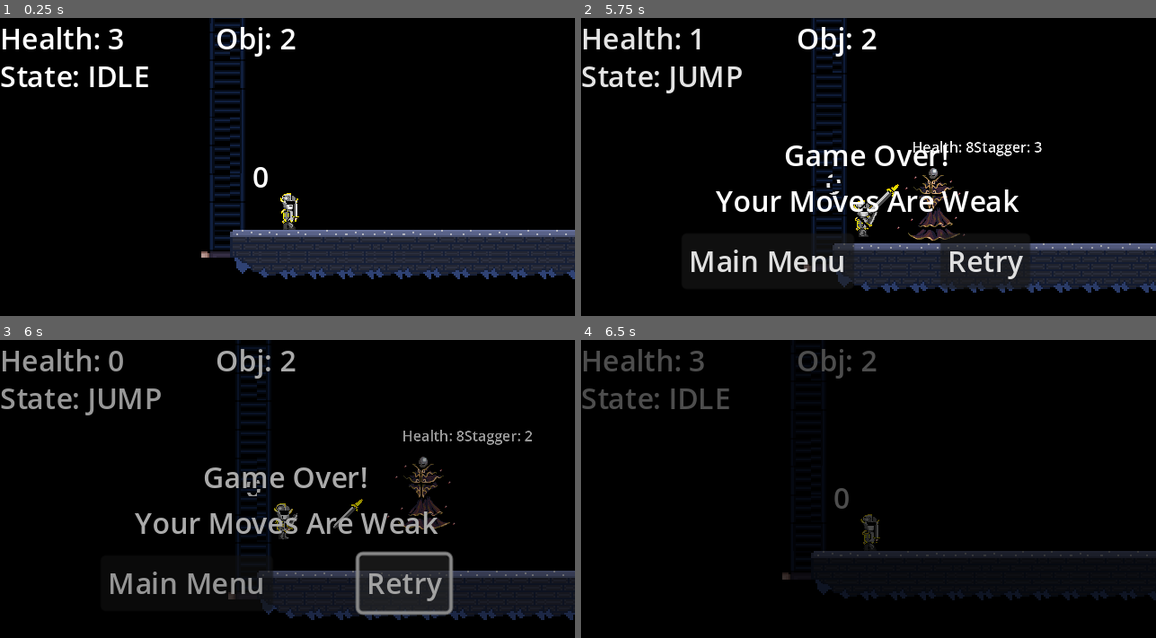
Above: before the commit, frames 1-4 (two rows, left to right).
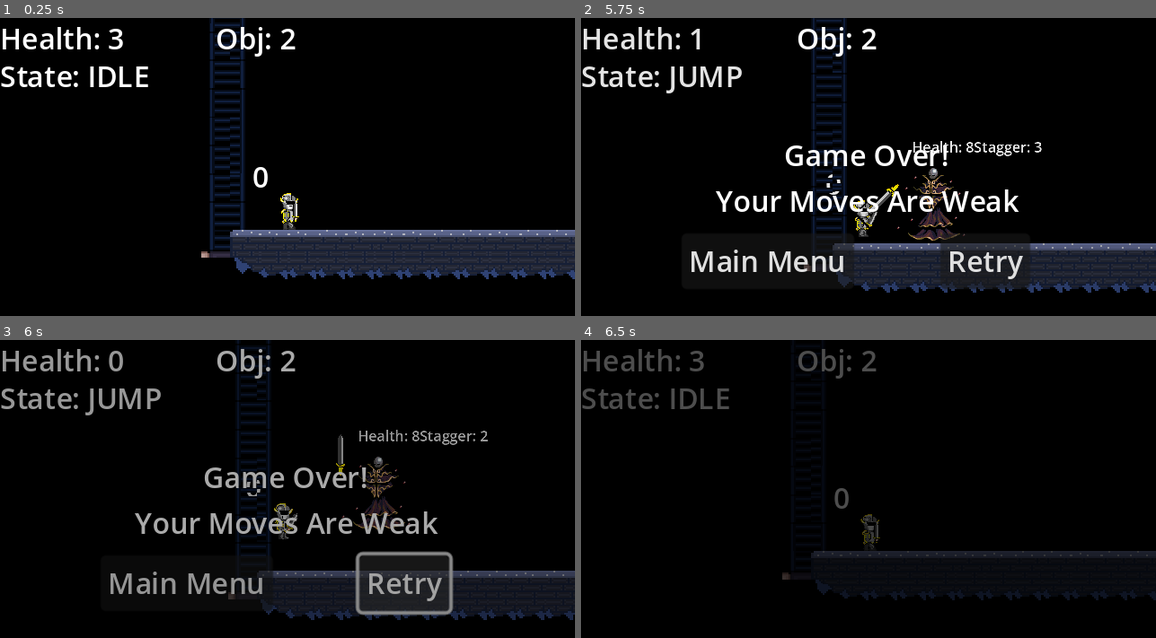
Above: after the commit, the same moments.

Repository: bermuda-ix/GODOT_PROJECTS
Game: Godot game, scene res://levels/boss_test.tscn
Same seed, same stepped clock (60 frames per second), same inputs: the game is played once before the commit and once after it. This scene is started directly instead of the project's main scene.
Inputs (mouse positions are in pixels of both pictures, inside the frame that each line leads up to):
- Up to frame 1 (0.25 s): no input
- Up to frame 2 (5.75 s): tap Enter (ui_accept) at 0.5 s; move the mouse to (995, 164) at 0.52 s; press the mouse at (995, 164) at 0.53 s; hold Right (ui_right) 0.53-2.03 s; tap Space (jump) at 0.77, 1.52, 3.02, 3.77, 4.52 s; tap E (parry) at 0.8, 1.35, 2.3, 3.6, 5.3 s; move the mouse to (753, 196) at 1.27 s; release the mouse at (753, 196) at 1.28 s; click (753, 196) at 1.55 s; move the mouse to (926, 107) at 2.02 s; hold Left (ui_left) 2.03-2.78 s; tap Ctrl (Dodge) at 2.1 s; move the mouse to (839, 244) at 2.77 s; hold Right (ui_right) 2.78-4.28 s; click (839, 244) at 2.85 s; move the mouse to (1041, 226) at 3.52 s; move the mouse to (696, 131) at 4.27 s; hold Left (ui_left) 4.28-5.03 s; tap Shift (sprint) at 4.35 s; click (696, 131) at 4.55 s; move the mouse to (897, 178) at 5.02 s; hold Right (ui_right) from 5.03 s (still down); hold Alt (walk) from 5.03 s (still down)
- Up to frame 3 (6 s): release Right (ui_right) at 5.75 s; release Alt (walk) at 5.75 s; click "Retry" at 5.75 s
- Up to frame 4 (6.5 s): no input

Frames 1-2 are identical in both runs. In frame 3, 2.1% of the frame differs, in the area x 57-93%, y 30-64%; in frame 4, nothing differs.

Commit message:
Bugfixing Flee State

Diff:
--- a/FirstProj/MainProjFolder/chars/boss_enemy.gd
+++ b/FirstProj/MainProjFolder/chars/boss_enemy.gd
@@ -96,6 +96,8 @@
 	#turret.rotate_bullet()
 	turret.shoot()
 
+	if flee_timer.is_stopped() and current_state==States.FLEE:
+		set_state(current_state, prev_state)
 
 
 	#print(turret.direction_to_player)
@@ -271,44 +273,46 @@
 
 
 func _on_attack_range_body_entered(body):
-	print("attack in range")
-	set_state(current_state, States.ATTACK)
-	attack_type = randi() % attack_type_range
-	print(attack_type)
-
-	if attack_type <= 1:
-		animation_player.play(atk_anim)
-		attacking=true
-		#hb_collison.disabled=true
-		await animation_player.animation_finished
-		if attack_combo<3:
-			attack_combo+=1
+	if parried != true:
+		print("attack in range")
+		set_state(current_state, States.ATTACK)
+		attack_type = randi() % attack_type_range
+		print(attack_type)
+
+		if attack_type <= 1:
+			animation_player.play(atk_anim)
+			attacking=true
+			light_attack=false
+			#hb_collison.disabled=true
+			await animation_player.animation_finished
+			if attack_combo<3:
+				attack_combo+=1
+			else:
+				attack_combo=1
+
 		else:
-			attack_combo=1
-
-	else:
-		animation_player.play("light_attack")
-		attacking=true
-		light_attack=true
-		#hb_collison.disabled=true
-		await animation_player.animation_finished
-
-	set_state(prev_state, States.CHASE)
-	#hb_collison.disabled=false
-	attacking=false
+			animation_player.play("light_attack")
+			attacking=true
+			light_attack=true
+			#hb_collison.disabled=true
+			await animation_player.animation_finished
+
+		set_state(prev_state, States.CHASE)
+		#hb_collison.disabled=false
+		attacking=false
 
 
 
 func _on_hit_box_parried():
 	attacking=false
-
+	animation_player.play("RESET")
 	if animated_sprite_2d.flip_h==true:
 		knockback.x = 450
 	else:
 		knockback.x = -450
 
 
-	parry_timer.start()
+
 	velocity.y=jump_velocity/2
 	velocity.x = current_speed + knockback.x
 	#print(knockback)
@@ -317,7 +321,8 @@
 
 		set_state(current_state, States.FLEE)
 		attack_combo=1
-
+	else:
+		parry_timer.start()
 	##velocity.y=jump_velocity/2
 	#if stg_cnt <= 1:
 		#stg_cnt=stagger.get_max_stagger()
@@ -332,6 +337,7 @@
 	parried = true
 	current_state=States.PARRY
 	print("PARRIED")
+	flee_timer.stop()
 	await get_tree().create_timer(0.3).timeout
 	set_state(current_state, States.PARRY)
 
